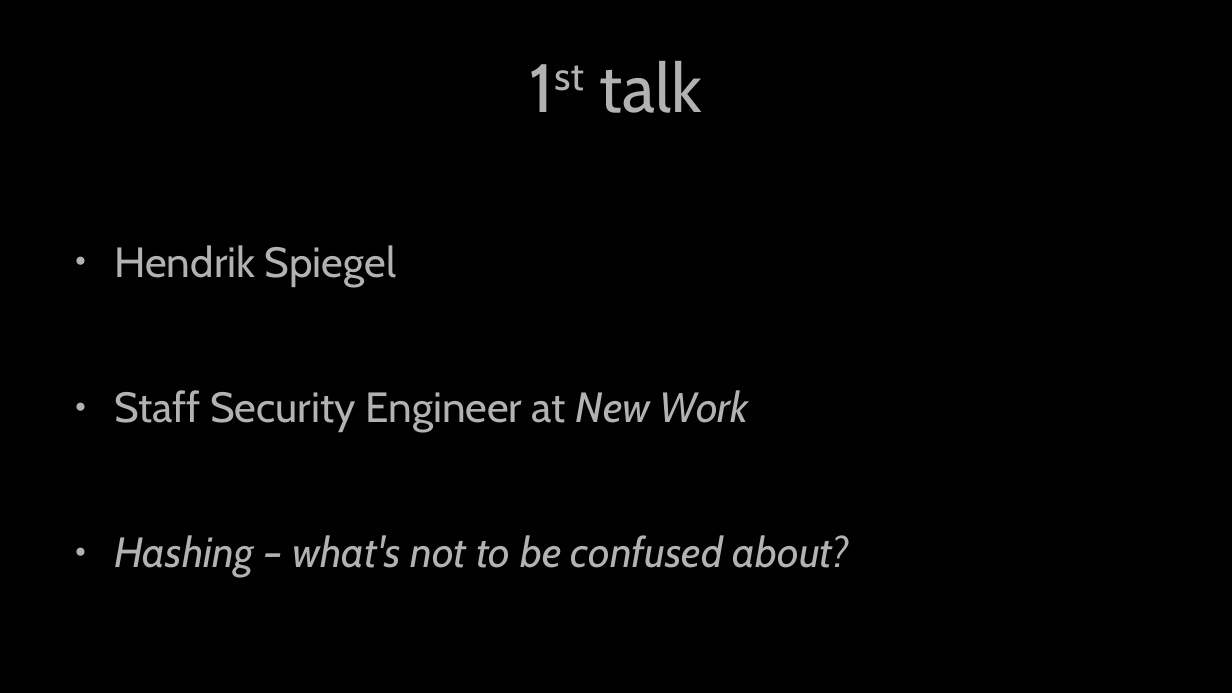
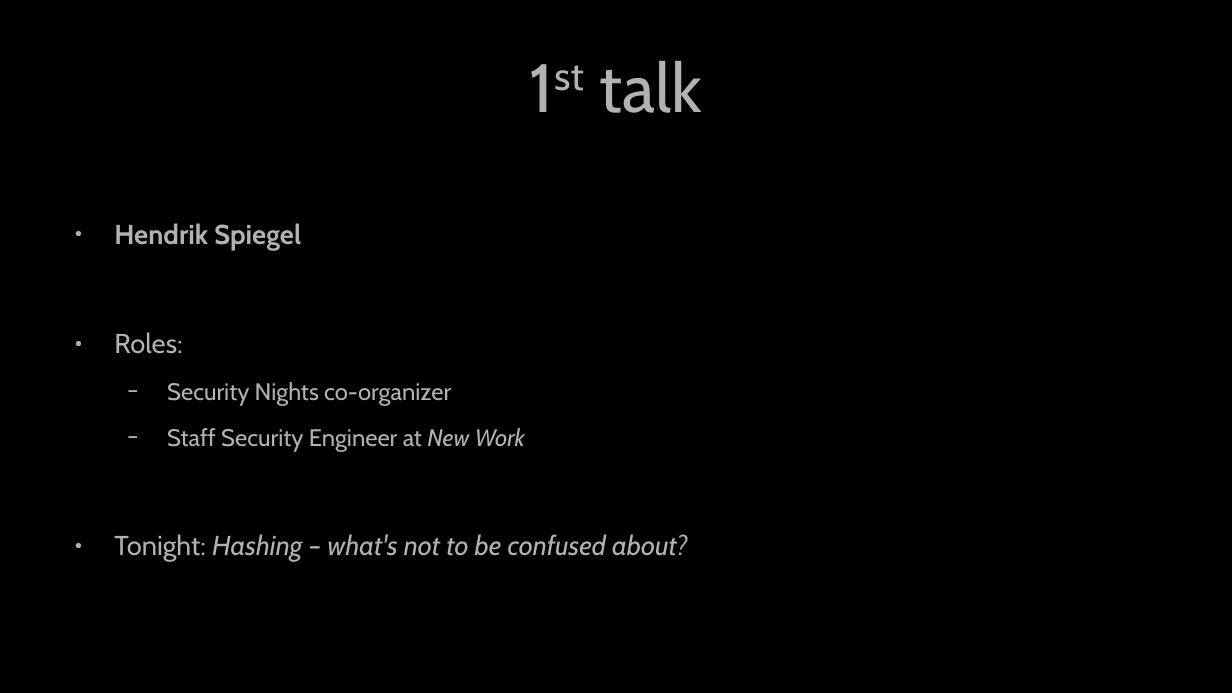
Before and after one commit to Security-Nights/orga, a slide deck: slide 4 of 2023/March/presentation.odp. Drawn at 1232x693 pixels with LibreOffice and Linux fonts; fonts in the diff are those of the drawing. Boxes give left, top, right and bottom in pixels: in the first picture for what was removed or moved away, otherwise in the second. Text is boxed around its words. In the diff, an @@ line names an element or a change of style, - is before the commit and + after.

```diff
--- a/2023/March/presentation.odp
+++ b/2023/March/presentation.odp
@@ text at [114,223,525,452]: size 27.2 to 17.6 pt, bold on in "Hendrik Spiegel"; size 27.2 to 15.4 pt in "Staff Security Engineer at New Work"; bullet ● to −; list level 1 to 2 in "Staff Security Engineer at New ..."; bullet colour #B2B2B2 to #FFFFFF @@
@@ text at [114,332,451,406]: paragraphs added @@
+● Roles:
+  − Security Nights co-organizer
@@ text at [114,534,688,562]: text changed; size 27.2 to 17.6 pt @@
-● Hashing – what's not to be confused about?
+● Tonight: Hashing – what's not to be confused about?
```
Also in this commit, not shown: 3 other slides changed, 2 slides added, 2 slides removed, 1 other file.
